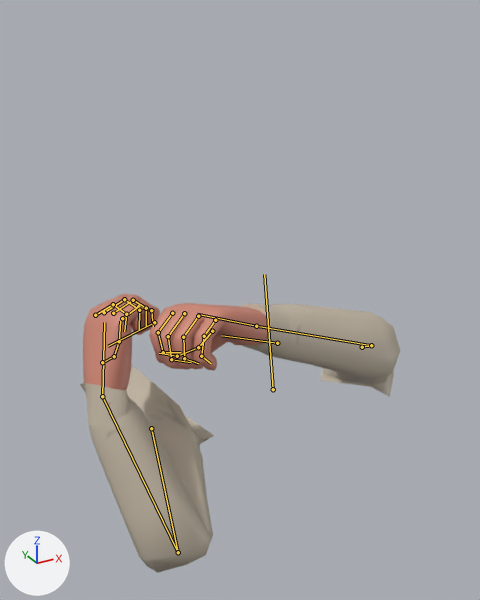
Renders of the FBX model Assets/Models/Characters/HumanoidArms.fbx from each side of a commit.
One viewpoint serves both versions: a 50 mm lens placed at (-0.947, -1.576, 1.068), pointed at (-0.114, -0.062, 0.31). The lights are fixed; the arrows at lower left show +X, +Y and +Z. Both versions are drawn at frame 12 of the action 'Armature|UsePickaxe'; the numbers are the values there. The bones that bend it are drawn over the model as lines.

Names of what the first picture shows: 'Arms'.
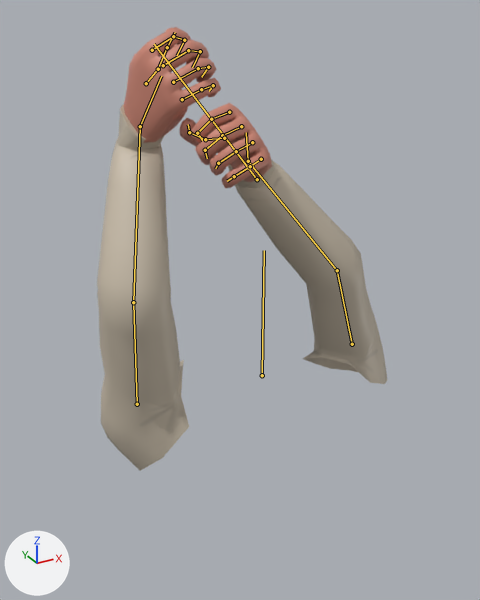
Location of each change, (x1, y1, x2, y2) in pixels of the pictures (480 x 600 px):
'Arms', posed (9% narrower, 59% taller): before (80, 294, 400, 573); after (97, 27, 387, 471)
bone 'root', root to tip: before (273, 389) to (264, 274); after (262, 375) to (264, 250)
bone 'l.UpperArm', root to tip: before (362, 347) to (371, 345); after (352, 344) to (337, 270)
bone 'l.LowerArm', root to tip: before (371, 345) to (256, 326); after (337, 270) to (248, 161)
bone 'l.Hand', root to tip: before (256, 326) to (197, 314); after (248, 161) to (246, 132)
bone 'r.UpperArm', root to tip: before (151, 428) to (178, 552); after (137, 404) to (133, 302)
bone 'r.LowerArm', root to tip: before (178, 552) to (102, 396); after (133, 302) to (140, 126)
bone 'r.Hand', root to tip: before (102, 396) to (104, 322); after (140, 126) to (161, 76)

The edits, one by one:
Bone 'root' (bone_root) moves from (0.031, -0.049, 0.018) to (0.0, 0.0, 0.0).
Bone 'root' (bone_root) turns from (0, 0, 6) to (0, 0, 0) degrees about its own x, y and z.
Bone 'l.UpperArm' (bone_l_upperarm) turns from (128, -18, 29) to (158, -30, 2) degrees about its own x, y and z.
Bone 'l.LowerArm' (bone_l_lowerarm) turns from (40, 0, 0) to (23, 0, 0) degrees about its own x, y and z.
Bone 'l.Hand' (bone_l_hand) turns from (0, 0, 0) to (-58, -37, 9) degrees about its own x, y and z.
Bone 'r.UpperArm' (bone_r_upperarm) turns from (74, 23, 54) to (158, 27, 30) degrees about its own x, y and z.
Bone 'r.LowerArm' (bone_r_lowerarm) turns from (128, 0, 0) to (40, 0, 0) degrees about its own x, y and z.
Bone 'r.Hand' (bone_r_hand) turns from (20, 38, 38) to (-79, 28, -29) degrees about its own x, y and z.
